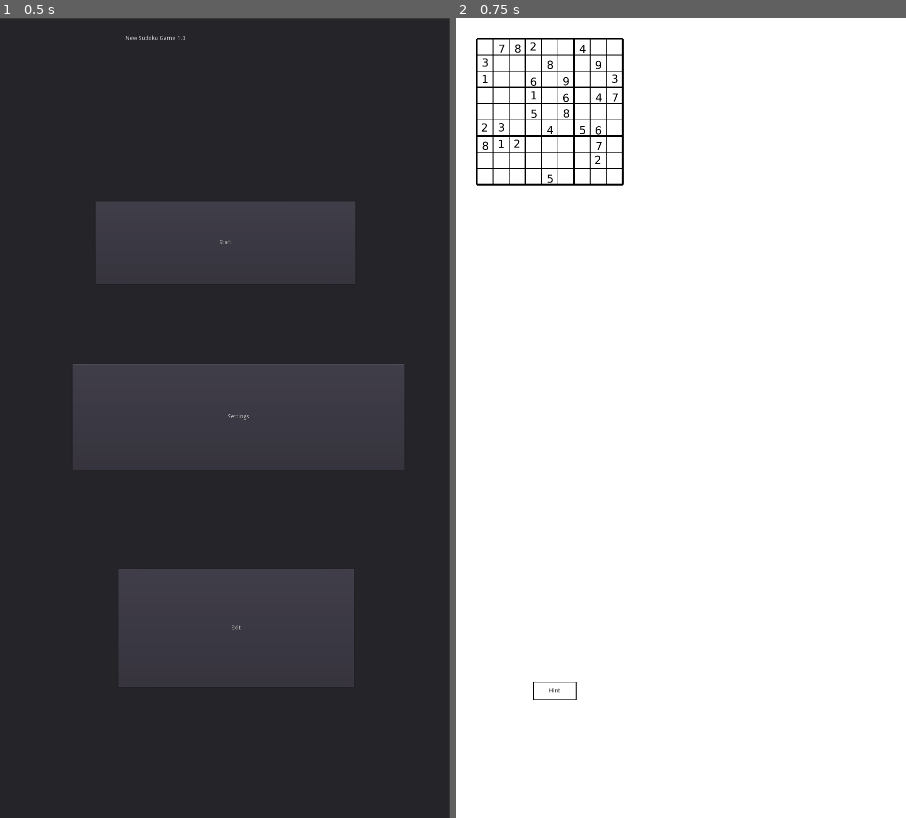
Above: before the commit, frames 1-2 (left to right).
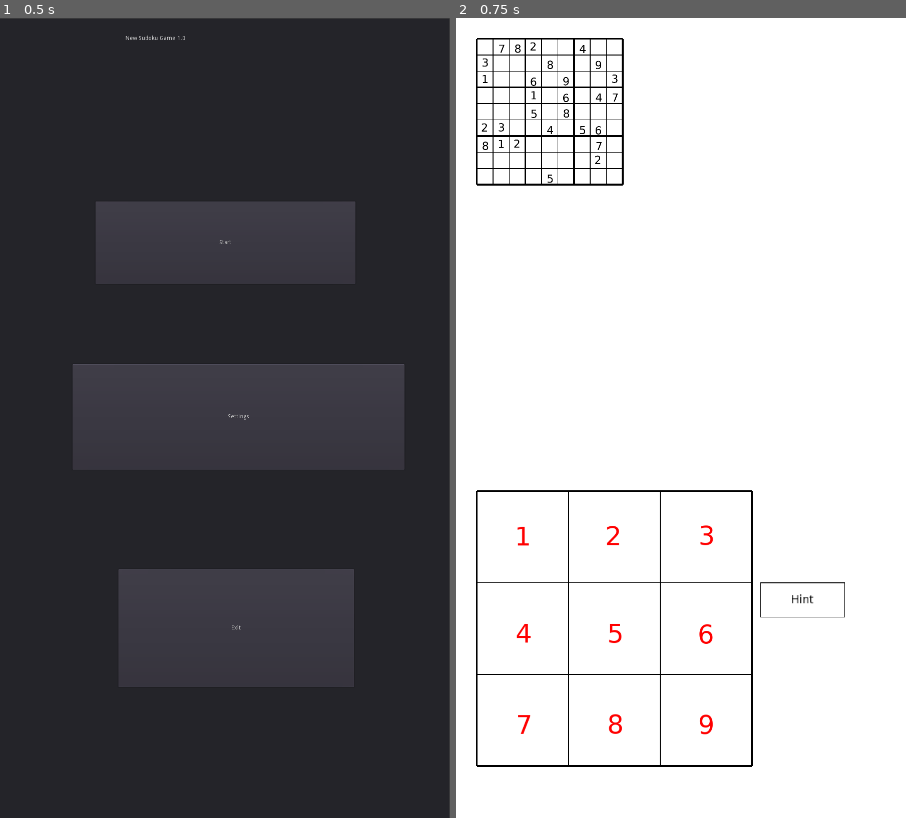
Above: after the commit, the same moments.

Repository: UnrealisticDino/sudoku
Game: Godot game, scene res://Scenes/MainMenu.tscn
Two runs of this game, one before a commit and one after it. Both use one fixed random seed, a clock stepped at 60 frames per second and the inputs below.
Inputs:
- Up to frame 1 (0.5 s): no input
- Up to frame 2 (0.75 s): click "Start" at 0.5 s

Frame 1 is identical in both runs. In frame 2, 1.4% of the frame differs, in the area x 4-87%, y 59-94%.

Commit message:
ui update

Diff:
--- a/Scenes/PlayerInput.gd
+++ b/Scenes/PlayerInput.gd
@@ -7,30 +7,48 @@
 var hint_box_outline
 var hint_label
 var is_hint_box_pressed = false
+var grid_cells = []
+var scaled_cell_size = 220
 
 func _ready():
 	add_child(SudokuSolver)
+
+	# Initialize 3x3 grid with numbers 1-9
+	for row in range(3):
+		for col in range(3):
+			var cell = Sprite.new()
+			cell.set_script(preload("res://Scenes/ImageDisplay.gd"))
+			cell.call("set_number", row * 3 + col + 1, "player")
+			cell.position = Vector2(col * scaled_cell_size + scaled_cell_size/2, row * scaled_cell_size + scaled_cell_size/2)
+			add_child(cell)
+			grid_cells.append(cell)
+
 	# Create the outline for the hint box
 	hint_box_outline = ColorRect.new()
-	hint_box_outline.rect_min_size = Vector2(104, 44)  # Slightly larger than the hint_box
-	hint_box_outline.color = Global.grid_lines_color  # Set the outline color
+	hint_box_outline.rect_position = Vector2(scaled_cell_size * 3 + 20, scaled_cell_size)
+	hint_box_outline.rect_min_size = Vector2(204, 84)
+	hint_box_outline.color = Global.grid_lines_color
 	add_child(hint_box_outline)
 
 	# Create the hint box
 	hint_box = ColorRect.new()
-	hint_box.rect_min_size = Vector2(100, 40)  # Set the size of the box
-	hint_box.color = Color(1, 1, 1, 1)  # Set the color to white
+	hint_box.rect_min_size = Vector2(200, 80)
+	hint_box.rect_position = Vector2(4, 4)
 	hint_box.rect_position = Vector2(2, 2)  # Position it within the outline
 	hint_box_outline.add_child(hint_box)  # Add hint_box as a child of the outline
 
 	# Create the label
 	hint_label = Label.new()
 	hint_label.text = "Hint"
-	hint_label.rect_min_size = Vector2(100, 40)
+	hint_label.rect_min_size = Vector2(200, 80)
 	hint_label.align = Label.ALIGN_CENTER  # Center align horizontally
 	hint_label.valign = Label.VALIGN_CENTER  # Center align vertically
 	hint_label.add_color_override("font_color", Global.game_placed_digit_color)  # Set the text color to green
 	hint_box.add_child(hint_label)
+	hint_label.rect_scale = Vector2(2, 2)
+	hint_label.rect_position = Vector2((hint_box.rect_min_size.x - hint_label.rect_min_size.x * hint_label.rect_scale.x) / 2, (hint_box.rect_min_size.y - hint_label.rect_min_size.y * hint_label.rect_scale.y) / 2)
+
+	_draw()
 
 func _input(event):
 	if event is InputEventMouseButton or event is InputEventMouseMotion:
@@ -62,3 +80,25 @@
 func _on_HintBox_pressed():
 	SudokuSolver.solve(Global.puzzle, Global.filled_sudoku, "PlayerInput")
 	yield(get_tree().create_timer(1.0), "timeout")
+
+func _draw():
+	# Draw grid lines
+	var grid_size = 3
+	var start_x = 0
+	var start_y = 0
+	var grid_color = Global.grid_lines_color
+
+	for i in range(grid_size + 1):
+		var start_point = Vector2(start_x + i * scaled_cell_size, start_y)
+		var end_point = Vector2(start_x + i * scaled_cell_size, start_y + grid_size * scaled_cell_size)
+		draw_line(start_point, end_point, grid_color, 2)
+
+		if i % 3 == 0:
+			draw_line(start_point, end_point, grid_color, 4)
+
+		start_point = Vector2(start_x, start_y + i * scaled_cell_size)
+		end_point = Vector2(start_x + grid_size * scaled_cell_size, start_y + i * scaled_cell_size)
+		draw_line(start_point, end_point, grid_color, 2)
+
+		if i % 3 == 0:
+			draw_line(start_point, end_point, grid_color, 4)
--- a/Scenes/Sudoku.tscn
+++ b/Scenes/Sudoku.tscn
@@ -12,12 +12,12 @@
 texture = ExtResource( 2 )
 stretch_mode = 5
 
-[node name="DrawGrid" type="Control" parent="." groups=["DrawGridGroup"]]
+[node name="DrawGrid" type="Control" parent="."]
 script = ExtResource( 1 )
 
 [node name="PlayerInput" type="Control" parent="."]
-margin_left = 185.0
-margin_top = 1593.0
-margin_right = 225.0
-margin_bottom = 1633.0
+margin_left = 50.0
+margin_top = 1135.0
+margin_right = 113.0
+margin_bottom = 50.0
 script = ExtResource( 3 )
Not shown, changed: Moves_Made/moves.txt
